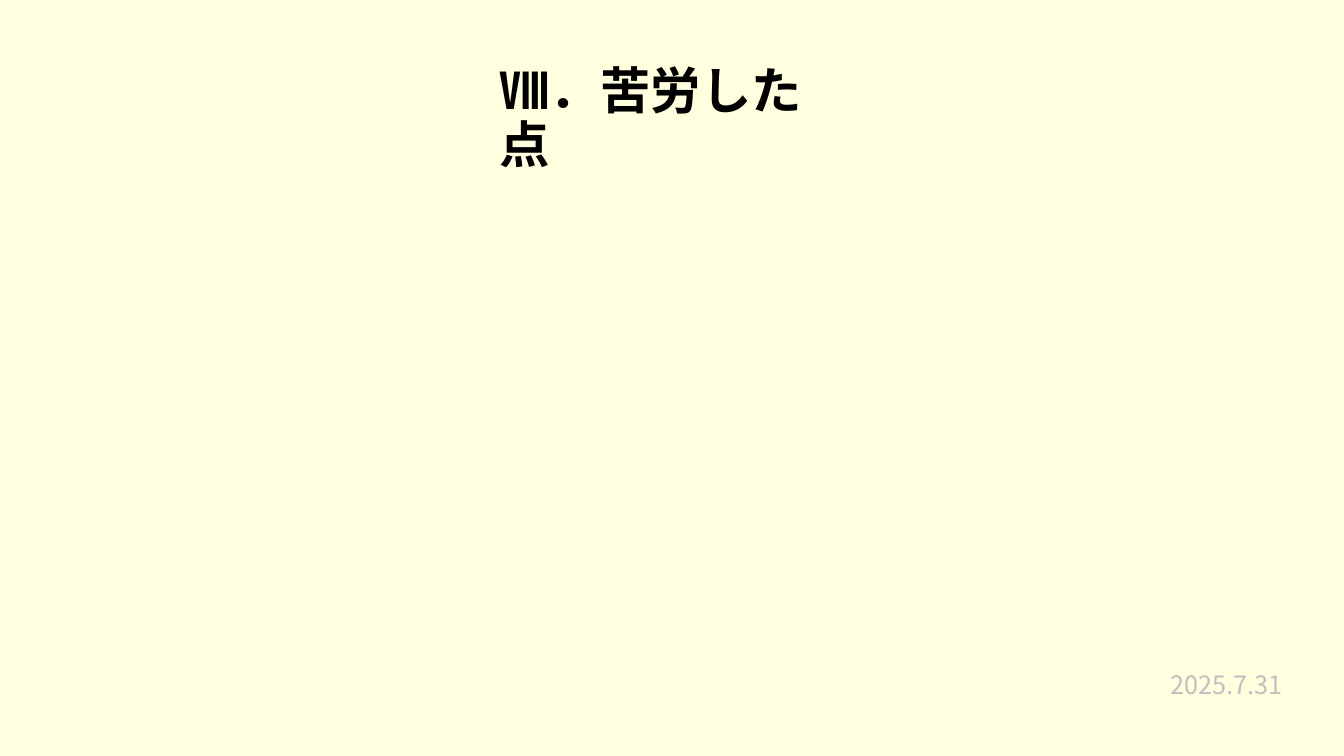
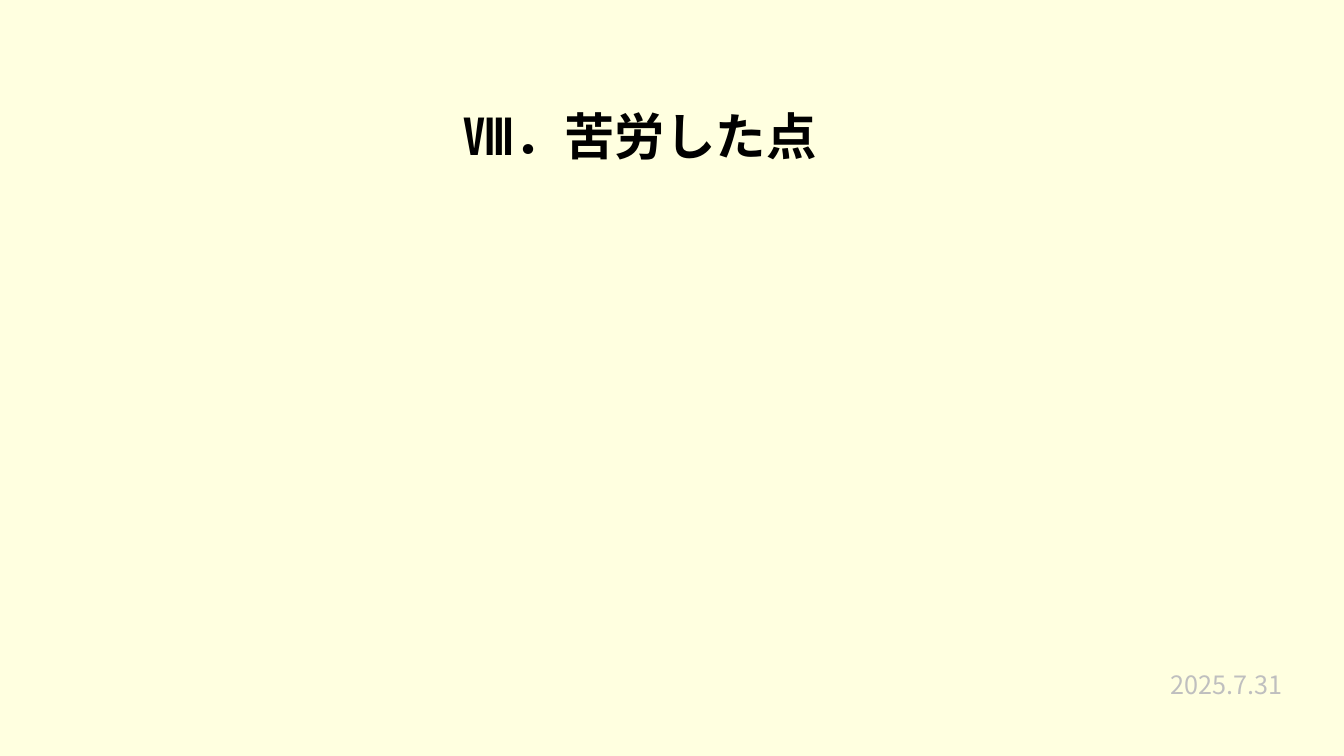
Before and after one commit to plusdojo2025/a2-7, a slide deck: slide 10 of 発表準備/7月成果発表会.pptx. Drawn at 1344x756 pixels with LibreOffice and Linux fonts; fonts in the diff are those of the drawing. Boxes give left, top, right and bottom in pixels: in the first picture for what was removed or moved away, otherwise in the second. Text is boxed around its words. In the diff, an @@ line names an element or a change of style, - is before the commit and + after.

```diff
--- a/発表準備/7月成果発表会.pptx
+++ b/発表準備/7月成果発表会.pptx
@@ title "Ⅷ．苦労した点" rewrapped from (500,66,802,167) to (464,112,817,160) @@
```
Also in this commit, not shown: 2 other slides changed.
